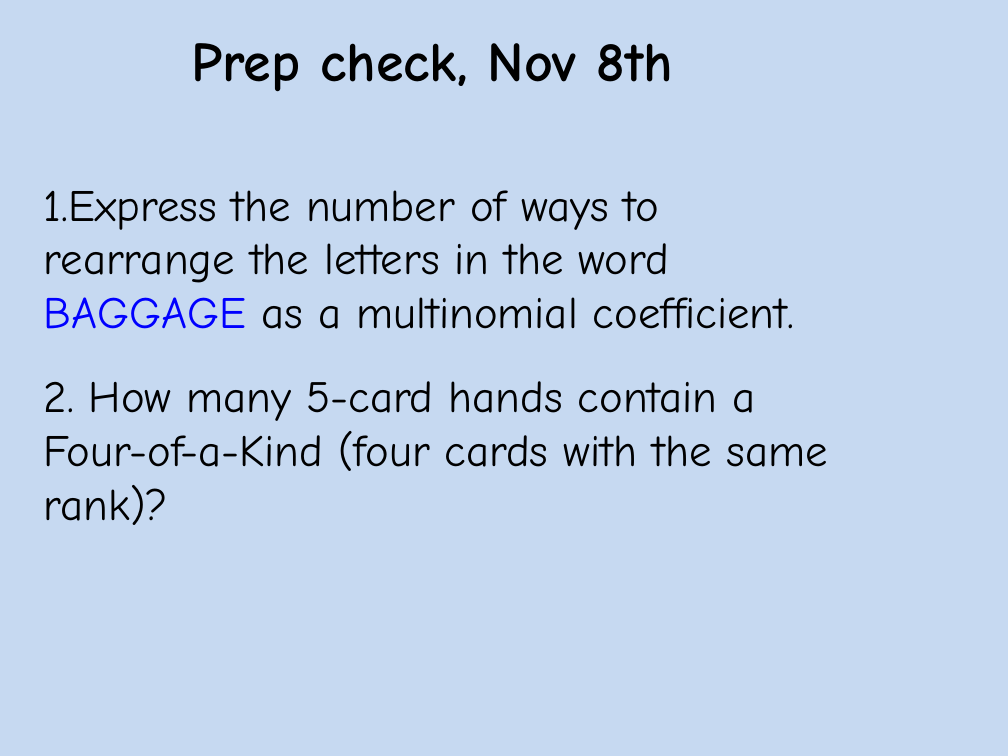
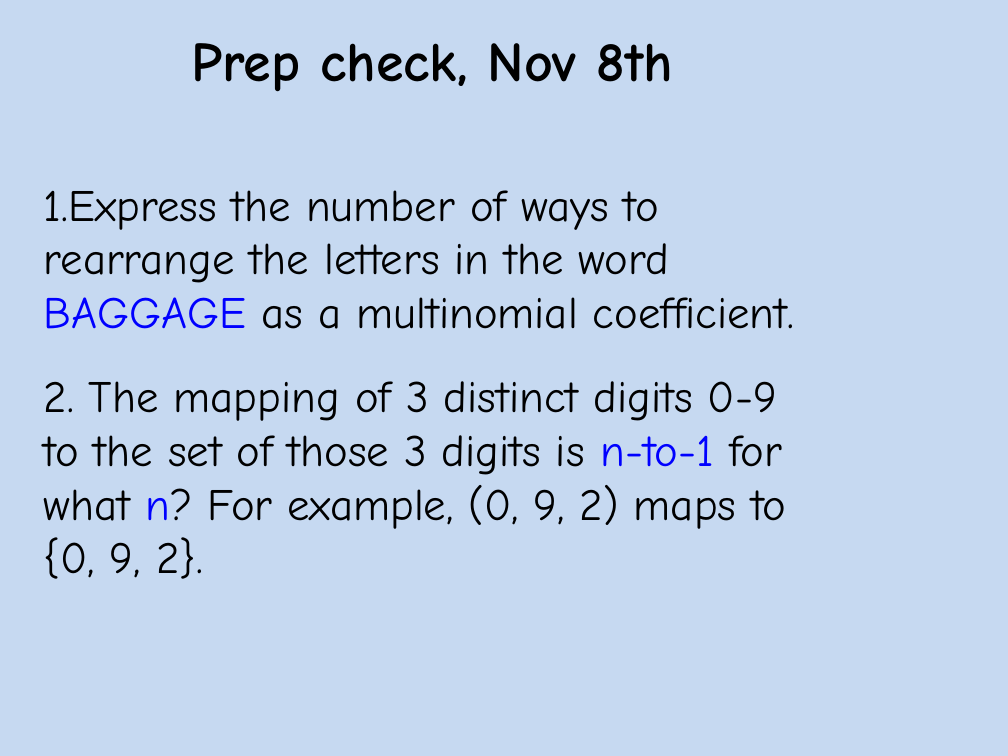
Before and after one commit to armeyer/mcs_web, a slide deck: slide 1 of fall13/slidesF13/prepcheck.11-8.pptx. Drawn at 1008x756 pixels with LibreOffice and Linux fonts; fonts in the diff are those of the drawing. Boxes give left, top, right and bottom in pixels: in the first picture for what was removed or moved away, otherwise in the second. Text is boxed around its words. In the diff, an @@ line names an element or a change of style, - is before the commit and + after.

```diff
--- a/fall13/slidesF13/prepcheck.11-8.pptx
+++ b/fall13/slidesF13/prepcheck.11-8.pptx
@@ text at (x1=44, y1=381, x2=786, y2=579): text changed @@
-2. How many 5-card hands contain a
-Four-of-a-Kind (four cards with the same
-rank)?
+2. The mapping of 3 distinct digits 0-9
+to the set of those 3 digits is n-to-1 for
+what n? For example, (0, 9, 2) maps to
+{0, 9, 2}.
```
